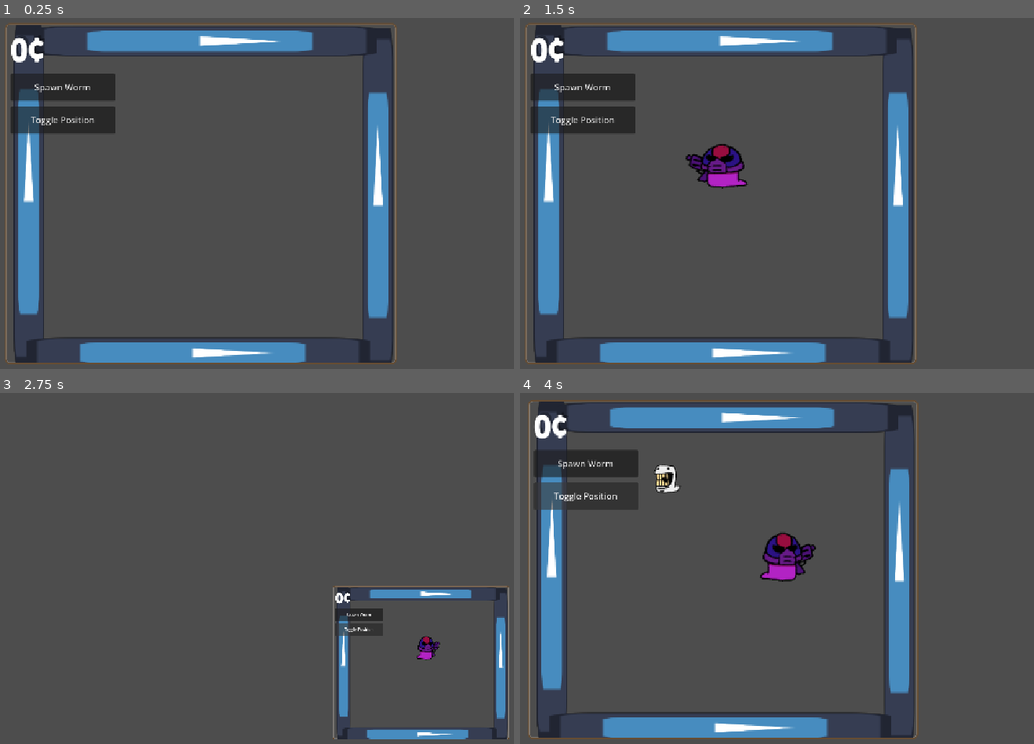
Above: before the commit, frames 1-4 (two rows, left to right).
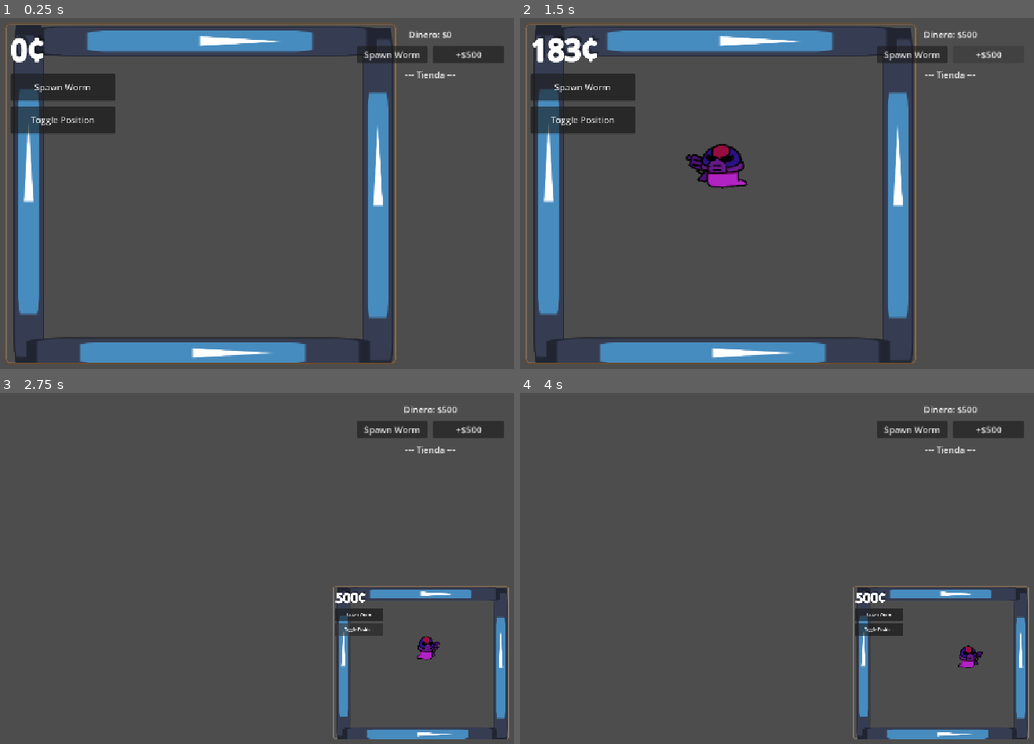
Above: after the commit, the same moments.

Repository: KingPandX/gusanos
Game: Godot game, scene res://main_screen/game_screen.tscn
Two runs of this game, one before a commit and one after it. Both use one fixed random seed, a clock stepped at 60 frames per second and the inputs below. The engine's default icon, where the game draws it, is replaced by a stand-in: a white triangle on a blue panel in a dark square.
Inputs (mouse positions are in pixels of both pictures, inside the frame that each line leads up to):
- Up to frame 1 (0.25 s): no input
- Up to frame 2 (1.5 s): click "Spawn Worm" at 0.5 s; click (987, 53) at 1.25 s, where only the run after the commit has a clickable "+$500"
- Up to frame 3 (2.75 s): click "Toggle Position" at 2 s
- Up to frame 4 (4 s): click "Spawn Worm" at 2.75 s; click "Toggle Position" at 3.5 s

The runs differ from the first frame. In frame 1, 1.3% of the frame differs, in the area x 69-99%, y 3-18%; in frame 2, 1.4%; in frame 3, 1.5%; in frame 4, 23%, in the area x 1-100%, y 2-99%.
Error after the commit: Parse Error: Identifier "Shop" not declared in the current scope. (res://commons/effects/effect_processor.gd:25)

Commit message:
feat: add item system and test panel
- Add ItemData resource for item definitions
- Add ItemInventory autoload for managing items
- Add 5 test items: damage, speed, shield, heal, rarity
- Add test panel with shop, inventory, and worm selector
- Register ItemInventory as autoload
- Fix handle_input_locally = true for SubViewport

Diff:
--- /dev/null
+++ b/assets/items/heal_potion.tres
@@ -0,0 +1,19 @@
+[gd_scene load_steps=3 format=3]
+
+[ext_resource type="Script" path="res://commons/items/item_data.gd" id="1_script"]
+
+[sub_resource type="Resource" id="Resource_effect"]
+script = ExtResource("1_script")
+effect_name = "Curación"
+description = "Cura el 100% de HP"
+effect_type = 6
+target = 1
+value = 1.0
+
+[node name="HealPotion" type="Resource"]
+script = ExtResource("1_script")
+item_name = "Poción de Curación"
+description = "Cura 100% HP instantáneo"
+target = 1
+cost = 80
+quantity = 1
--- /dev/null
+++ b/assets/items/potion_damage.tres
@@ -0,0 +1,20 @@
+[gd_scene load_steps=3 format=3]
+
+[ext_resource type="Script" path="res://commons/items/item_data.gd" id="1_script"]
+
+[sub_resource type="Resource" id="Resource_effect"]
+script = ExtResource("1_script")
+effect_name = "Fuerza"
+description = "Aumenta el daño permanentemente"
+effect_type = 0
+target = 1
+stat = "damage"
+value = 0.5
+
+[node name="PotionDamage" type="Resource"]
+script = ExtResource("1_script")
+item_name = "Poción de Fuerza"
+description = "+50% daño permanente"
+target = 1
+cost = 100
+quantity = 1
--- /dev/null
+++ b/assets/items/potion_speed.tres
@@ -0,0 +1,20 @@
+[gd_scene load_steps=3 format=3]
+
+[ext_resource type="Script" path="res://commons/items/item_data.gd" id="1_script"]
+
+[sub_resource type="Resource" id="Resource_effect"]
+script = ExtResource("1_script")
+effect_name = "Velocidad"
+description = "Aumenta la velocidad permanentemente"
+effect_type = 0
+target = 1
+stat = "speed"
+value = 0.3
+
+[node name="PotionSpeed" type="Resource"]
+script = ExtResource("1_script")
+item_name = "Poción de Velocidad"
+description = "+30% velocidad permanente"
+target = 1
+cost = 100
+quantity = 1
--- /dev/null
+++ b/assets/items/rarity_crystal.tres
@@ -0,0 +1,18 @@
+[gd_scene load_steps=3 format=3]
+
+[ext_resource type="Script" path="res://commons/items/item_data.gd" id="1_script"]
+
+[sub_resource type="Resource" id="Resource_effect"]
+script = ExtResource("1_script")
+effect_name = "Rareza"
+description = "Sube la rareza un nivel"
+effect_type = 1
+target = 1
+
+[node name="RarityCrystal" type="Resource"]
+script = ExtResource("1_script")
+item_name = "Cristal de Rareza"
+description = "Sube rareza +1 nivel"
+target = 1
+cost = 300
+quantity = 1
--- /dev/null
+++ b/assets/items/shield_scroll.tres
@@ -0,0 +1,20 @@
+[gd_scene load_steps=3 format=3]
+
+[ext_resource type="Script" path="res://commons/items/item_data.gd" id="1_script"]
+
+[sub_resource type="Resource" id="Resource_effect"]
+script = ExtResource("1_script")
+effect_name = "Escudo"
+description = "Escudo temporal que absorbe daño"
+effect_type = 3
+target = 1
+value = 50.0
+duration = 20.0
+
+[node name="ShieldScroll" type="Resource"]
+script = ExtResource("1_script")
+item_name = "Pergamino de Escudo"
+description = "+50 HP escudo temporal (20s)"
+target = 1
+cost = 150
+quantity = 1
--- /dev/null
+++ b/commons/items/item_data.gd
@@ -0,0 +1,15 @@
+extends Resource
+class_name ItemData
+
+enum Target {
+	PLAYER,
+	WORM
+}
+
+@export var item_name: String
+@export var description: String
+@export var icon: Texture2D
+@export var effect: EffectData
+@export var target: Target = Target.WORM
+@export var cost: int = 100
+@export var quantity: int = 1
--- /dev/null
+++ b/commons/items/item_inventory.gd
@@ -0,0 +1,69 @@
+extends Node
+
+signal inventory_changed
+signal item_used(item: ItemData, target)
+
+var items: Array[ItemData] = []
+
+func add_item(item: ItemData) -> bool:
+	for existing in items:
+		if existing.item_name == item.item_name:
+			existing.quantity += item.quantity
+			inventory_changed.emit()
+			return true
+	var new_item = item.duplicate()
+	items.append(new_item)
+	inventory_changed.emit()
+	return true
+
+func remove_item(item_name: String) -> ItemData:
+	for i in range(items.size()):
+		if items[i].item_name == item_name:
+			var item = items[i]
+			item.quantity -= 1
+			if item.quantity <= 0:
+				items.remove_at(i)
+			inventory_changed.emit()
+			return item
+	return null
+
+func get_item(item_name: String) -> ItemData:
+	for item in items:
+		if item.item_name == item_name:
+			return item
+	return null
+
+func has_item(item_name: String) -> bool:
+	return get_item(item_name) != null
+
+func get_item_quantity(item_name: String) -> int:
+	var item = get_item(item_name)
+	return item.quantity if item else 0
+
+func use_item_on_worm(item_name: String, worm: Worm) -> bool:
+	var item = get_item(item_name)
+	if item == null or item.quantity <= 0:
+		return false
+	if item.target != ItemData.Target.WORM:
+		return false
+	EffectProcessor.apply(item.effect, worm)
+	item.quantity -= 1
+	if item.quantity <= 0:
+		items.erase(item)
+	inventory_changed.emit()
+	item_used.emit(item, worm)
+	return true
+
+func use_item_on_player(item_name: String) -> bool:
+	var item = get_item(item_name)
+	if item == null or item.quantity <= 0:
+		return false
+	if item.target != ItemData.Target.PLAYER:
+		return false
+	EffectProcessor.apply(item.effect)
+	item.quantity -= 1
+	if item.quantity <= 0:
+		items.erase(item)
+	inventory_changed.emit()
+	item_used.emit(item, null)
+	return true
--- /dev/null
+++ b/commons/ui/test_panel.gd
@@ -0,0 +1,96 @@
+extends Control
+
+@onready var money_label: Label = $VBoxContainer/MoneyLabel
+@onready var items_list: VBoxContainer = $VBoxContainer/ScrollContainer/ItemsList
+@onready var spawn_button: Button = $VBoxContainer/Buttons/SpawnButton
+@onready var give_money_button: Button = $VBoxContainer/Buttons/GiveMoneyButton
+@onready var worm_selector: Control = $WormSelector
+
+var item_buttons: Dictionary = {}
+var selected_item_name: String = ""
+
+func _ready() -> void:
+	spawn_button.pressed.connect(_on_spawn_pressed)
+	give_money_button.pressed.connect(_on_give_money_pressed)
+	worm_selector.worm_selected.connect(_on_worm_selected)
+
+	GlobalManager.money_changed.connect(_on_money_changed)
+	ItemInventory.inventory_changed.connect(_on_inventory_changed)
+
+	_update_money_display()
+	_refresh_items_list()
+
+func _on_spawn_pressed() -> void:
+	var spawner = get_tree().get_first_node_in_group("combat_spawner")
+	if spawner:
+		spawner.spawn_worm()
+
+func _on_give_money_pressed() -> void:
+	GlobalManager.add_money(500)
+
+func _on_money_changed(_value: int) -> void:
+	_update_money_display()
+
+func _update_money_display() -> void:
+	money_label.text = "Dinero: $%d" % GlobalManager.money
+
+func _on_inventory_changed() -> void:
+	_refresh_items_list()
+
+func _refresh_items_list() -> void:
+	for child in items_list.get_children():
+		child.queue_free()
+
+	item_buttons.clear()
+
+	for item in ItemInventory.items:
+		var btn = Button.new()
+		btn.text = "%s (x%d) - $%d" % [item.item_name, item.quantity, item.cost]
+		btn.custom_minimum_size = Vector2(0, 40)
+		btn.pressed.connect(_on_item_button_pressed.bind(item.item_name))
+		items_list.add_child(btn)
+		item_buttons[item.item_name] = btn
+
+	_add_shop_items()
+
+func _add_shop_items() -> void:
+	var shop_label = Label.new()
+	shop_label.text = "--- Tienda ---"
+	shop_label.horizontal_alignment = HORIZONTAL_ALIGNMENT_CENTER
+	items_list.add_child(shop_label)
+
+	var dir = DirAccess.open("res://assets/items/")
+	if dir:
+		dir.list_dir_begin()
+		var file_name = dir.get_next()
+		while file_name != "":
+			if file_name.ends_with(".tres"):
+				var item = load("res://assets/items/" + file_name)
+				if item is ItemData:
+					var btn = Button.new()
+					btn.text = "Comprar: %s - $%d" % [item.item_name, item.cost]
+					btn.custom_minimum_size = Vector2(0, 40)
+					btn.pressed.connect(_on_buy_item_pressed.bind(item))
+					items_list.add_child(btn)
+			file_name = dir.get_next()
+
+func _on_item_button_pressed(item_name: String) -> void:
+	selected_item_name = item_name
+	var item = ItemInventory.get_item(item_name)
+	if item and item.target == ItemData.Target.WORM:
+		worm_selector.open()
+	elif item and item.target == ItemData.Target.PLAYER:
+		ItemInventory.use_item_on_player(item_name)
+		_refresh_items_list()
+
+func _on_buy_item_pressed(item: ItemData) -> void:
+	if GlobalManager.can_afford(item.cost):
+		GlobalManager.transaction(item.cost)
+		ItemInventory.add_item(item)
+		_refresh_items_list()
+
+func _on_worm_selected(worm: Worm) -> void:
+	if selected_item_name != "":
+		ItemInventory.use_item_on_worm(selected_item_name, worm)
+		selected_item_name = ""
+		_refresh_items_list()
--- /dev/null
+++ b/commons/ui/test_panel.tscn
@@ -0,0 +1,55 @@
+[gd_scene load_steps=3 format=3]
+
+[ext_resource type="Script" path="res://commons/ui/test_panel.gd" id="1_script"]
+[ext_resource type="PackedScene" path="res://commons/ui/worm_selector/worm_selector.tscn" id="2_selector"]
+
+[node name="TestPanel" type="Control"]
+anchors_preset = 15
+anchor_right = 1.0
+anchor_bottom = 1.0
+grow_horizontal = 2
+grow_vertical = 2
+script = ExtResource("1_script")
+
+[node name="VBoxContainer" type="VBoxContainer" parent="."]
+anchors_preset = 15
+anchor_right = 1.0
+anchor_bottom = 1.0
+offset_left = 10.0
+offset_top = 10.0
+offset_right = -10.0
+offset_bottom = -10.0
+grow_horizontal = 2
+grow_vertical = 2
+theme_override_constants/separation = 10
+
+[node name="MoneyLabel" type="Label" parent="VBoxContainer"]
+layout_mode = 2
+text = "Dinero: $0"
+horizontal_alignment = 1
+
+[node name="Buttons" type="HBoxContainer" parent="VBoxContainer"]
+layout_mode = 2
+theme_override_constants/separation = 10
+
+[node name="SpawnButton" type="Button" parent="VBoxContainer/Buttons"]
+layout_mode = 2
+size_flags_horizontal = 3
+text = "Spawn Worm"
+
+[node name="GiveMoneyButton" type="Button" parent="VBoxContainer/Buttons"]
+layout_mode = 2
+size_flags_horizontal = 3
+text = "+$500"
+
+[node name="ScrollContainer" type="ScrollContainer" parent="VBoxContainer"]
+layout_mode = 2
+size_flags_vertical = 3
+
+[node name="ItemsList" type="VBoxContainer" parent="VBoxContainer/ScrollContainer"]
+layout_mode = 2
+size_flags_horizontal = 3
+theme_override_constants/separation = 5
+
+[node name="WormSelector" parent="." instance=ExtResource("2_selector")]
+visible = false
--- a/main_screen/game_screen.tscn
+++ b/main_screen/game_screen.tscn
@@ -2,6 +2,7 @@
 
 [ext_resource type="Script" uid="uid://bdwlcgsm615gm" path="res://main_screen/game_screen.gd" id="1_script"]
 [ext_resource type="PackedScene" uid="uid://1bw5t1wg7j0p" path="res://main_screen/combat.tscn" id="2_combat"]
+[ext_resource type="PackedScene" path="res://commons/ui/test_panel.tscn" id="3_test_panel"]
 
 [sub_resource type="StyleBoxFlat" id="StyleBoxFlat_box"]
 bg_color = Color(1, 1, 1, 0)
@@ -31,7 +32,6 @@
 layout_mode = 0
 offset_right = 720.0
 offset_bottom = 627.0
-pivot_offset_ratio = Vector2(0.0, 0.0)
 theme_override_styles/panel = SubResource("StyleBoxFlat_box")
 
 [node name="SubViewportContainer" type="SubViewportContainer" parent="CombatBox" unique_id=891103340]
@@ -45,3 +45,13 @@
 render_target_update_mode = 4
 
 [node name="Combat" parent="CombatBox/SubViewportContainer/SubViewport" unique_id=89827814 instance=ExtResource("2_combat")]
+
+[node name="TestPanel" parent="." instance=ExtResource("3_test_panel")]
+anchors_preset = 1
+anchor_left = 1.0
+anchor_right = 1.0
+offset_left = -300.0
+offset_top = 10.0
+offset_right = -10.0
+offset_bottom = 400.0
+grow_horizontal = 0
--- a/project.godot
+++ b/project.godot
@@ -19,6 +19,7 @@
 
 GlobalManager="*uid://b3vvixi15d8h8"
 Inventory="*res://commons/inventory.gd"
+ItemInventory="*res://commons/items/item_inventory.gd"
 
 [display]
 
Not shown, added: commons/items/item_data.gd.uid
Not shown, added: commons/items/item_inventory.gd.uid
